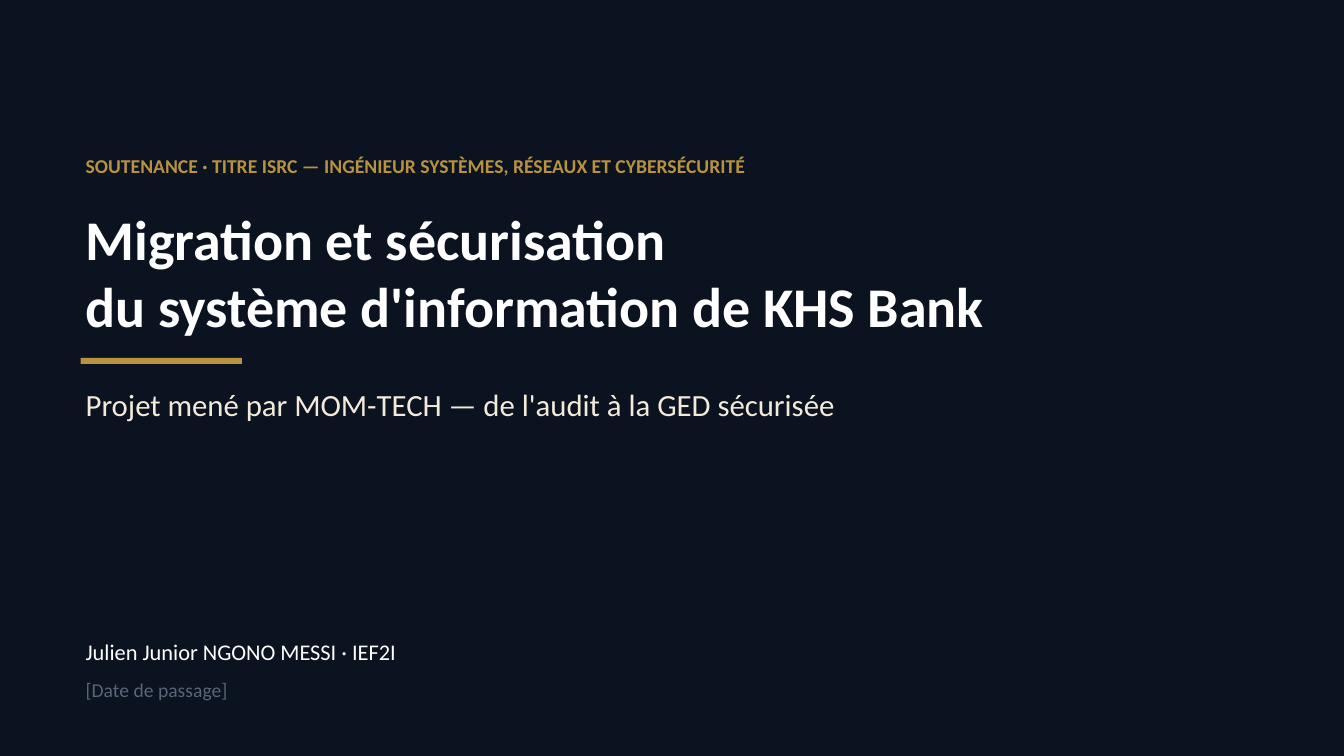
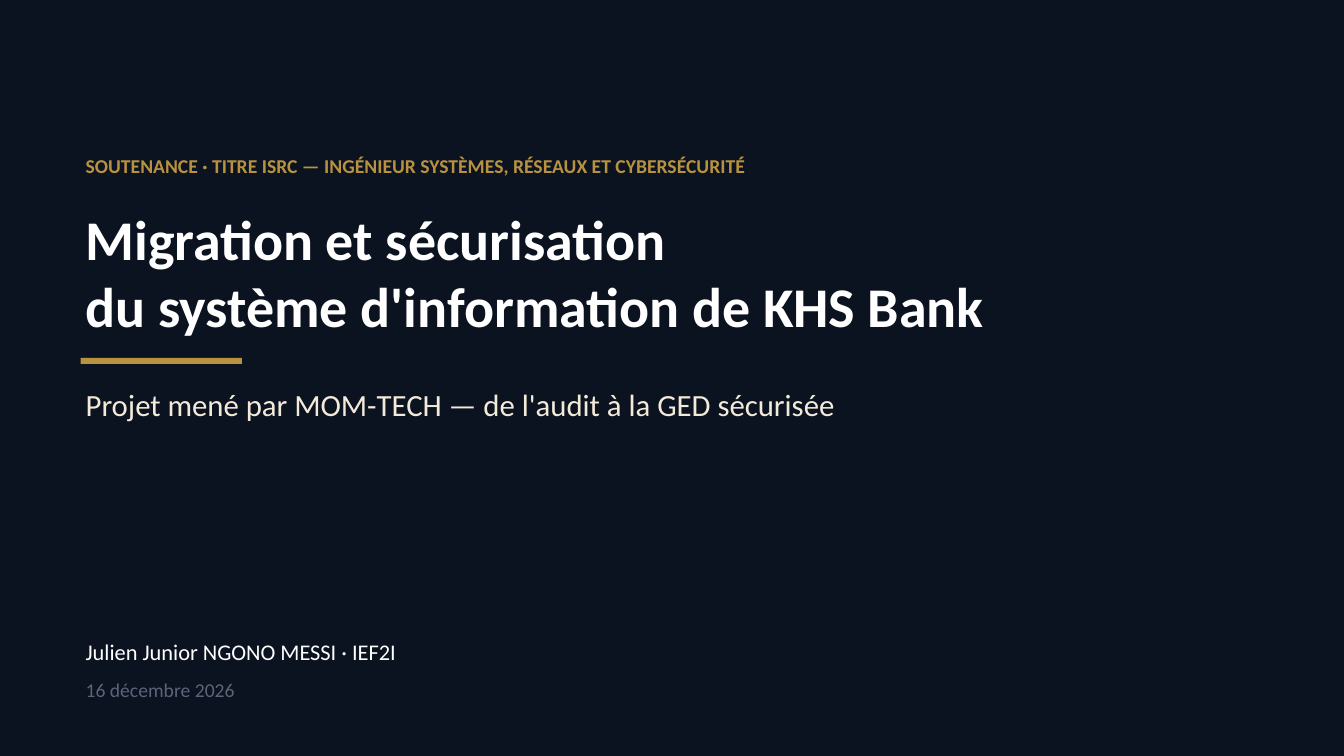
Before and after one commit to ngonomessi-cmd/projet-fin-etude, a slide deck: slide 1 of soutenance/Soutenance_KHS_Bank_MOM-TECH.pptx. Drawn at 1344x756 pixels with LibreOffice and Linux fonts; fonts in the diff are those of the drawing. Boxes give left, top, right and bottom in pixels: in the first picture for what was removed or moved away, otherwise in the second. Text is boxed around its words. In the diff, an @@ line names an element or a change of style, - is before the commit and + after.

```diff
--- a/soutenance/Soutenance_KHS_Bank_MOM-TECH.pptx
+++ b/soutenance/Soutenance_KHS_Bank_MOM-TECH.pptx
@@ text at box(86, 683, 235, 697): text changed @@
-[Date de passage]
+16 décembre 2026
```
Also in this commit, not shown: 2 other files.
